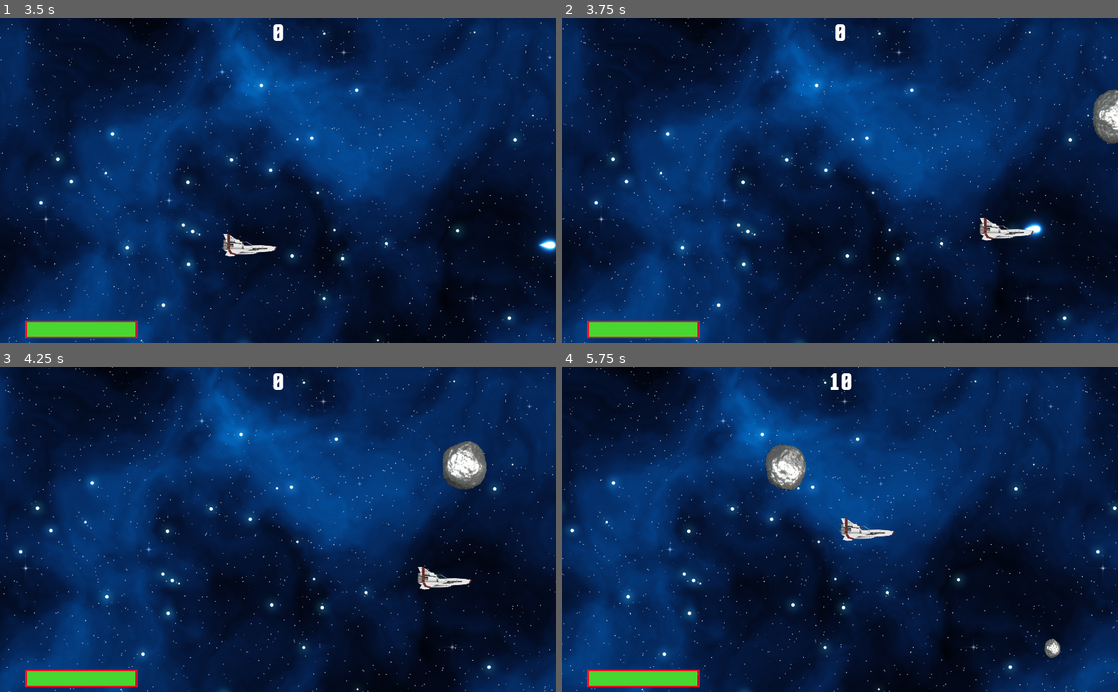
Above: before the commit, frames 1-4 (two rows, left to right).
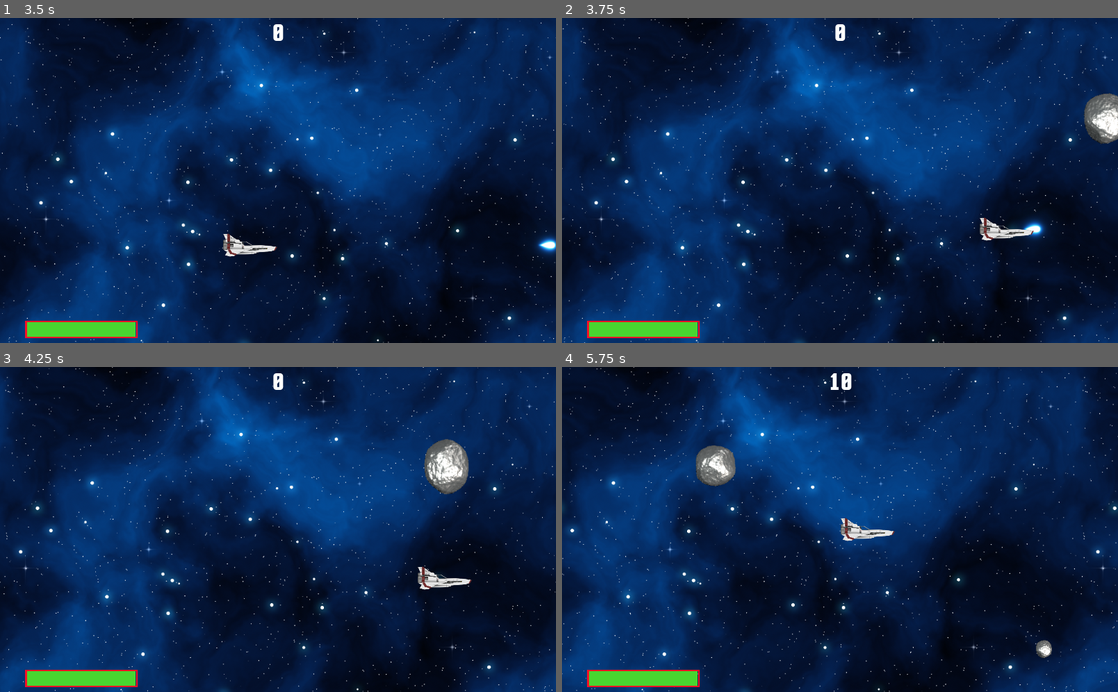
Above: after the commit, the same moments.

Repository: andreaszdw/test-godot
Game: Godot game, scene res://Main.tscn
Two runs of this game, one before a commit and one after it. Both use one fixed random seed, a clock stepped at 60 frames per second and the inputs below.
Inputs (mouse positions are in pixels of both pictures, inside the frame that each line leads up to):
- Up to frame 1 (3.5 s): move the mouse to (400, 164) at 0.52 s; click (400, 164) at 0.67 s; move the mouse to (166, 196) at 1.27 s; click (166, 196) at 1.42 s; move the mouse to (333, 109) at 2.02 s; click (333, 109) at 2.17 s; move the mouse to (250, 245) at 2.77 s; click (250, 245) at 2.92 s
- Up to frame 2 (3.75 s): move the mouse to (1006, 229) at 3.52 s; click (1006, 229) at 3.67 s
- Up to frame 3 (4.25 s): no input
- Up to frame 4 (5.75 s): move the mouse to (673, 480) at 4.27 s; click (673, 480) at 4.42 s; move the mouse to (867, 529) at 5.02 s; click (867, 529) at 5.17 s

Frame 1 is identical in both runs. In frame 2, 0.6% of the frame differs, in the area x 93-100%, y 22-39%; in frame 3, 1.4%; in frame 4, 1.8%, in the area x 24-90%, y 23-90%.

Commit message:
work on physics

Diff:
--- a/sidefighter/Asteroid.gd
+++ b/sidefighter/Asteroid.gd
@@ -3,6 +3,10 @@
 var realLife = 0
 var groundLife = 100
 var startLife = 0
+var direction = 0
+
+func _physics_process(delta):
+	position += direction * delta
 
 func init(v):
 	startLife = groundLife * v
--- a/sidefighter/Asteroid.tscn
+++ b/sidefighter/Asteroid.tscn
@@ -162,8 +162,6 @@
 [node name="Asteroid" type="RigidBody2D"]
 z_index = 98
 gravity_scale = 0.0
-contacts_reported = 1
-contact_monitor = true
 script = ExtResource( 2 )
 __meta__ = {
 "_edit_group_": true
@@ -171,13 +169,13 @@
 
 [node name="AnimatedSprite" type="AnimatedSprite" parent="."]
 frames = SubResource( 31 )
-frame = 13
+frame = 8
 playing = true
 
 [node name="CollisionShape2D" type="CollisionShape2D" parent="."]
 shape = SubResource( 32 )
-one_way_collision = true
 
 [node name="VisibilityNotifier2D" type="VisibilityNotifier2D" parent="."]
 
+[connection signal="body_entered" from="." to="." method="_on_Asteroid_body_entered"]
 [connection signal="screen_exited" from="VisibilityNotifier2D" to="." method="_on_VisibilityNotifier2D_screen_exited"]
--- a/sidefighter/Main.gd
+++ b/sidefighter/Main.gd
@@ -30,7 +30,7 @@
 	ast.init(rng.randf_range(0.2, 2))
 
 	var velocity = Vector2(360, 0)
-	ast.linear_velocity = velocity.rotated(3.14159)
+	ast.direction = velocity.rotated(3.14159)
 
 	add_child(ast)
 
--- a/sidefighter/bullets/Bullet1.gd
+++ b/sidefighter/bullets/Bullet1.gd
@@ -7,10 +7,6 @@
 func _physics_process(delta):
 	position += direction * speed * delta
 
-# warning-ignore:unused_argument
-func _process(delta):
-	pass
-
 func _on_Bullet1_body_entered(body):
 	body.hitted(energy, "bullet")
 	queue_free()
